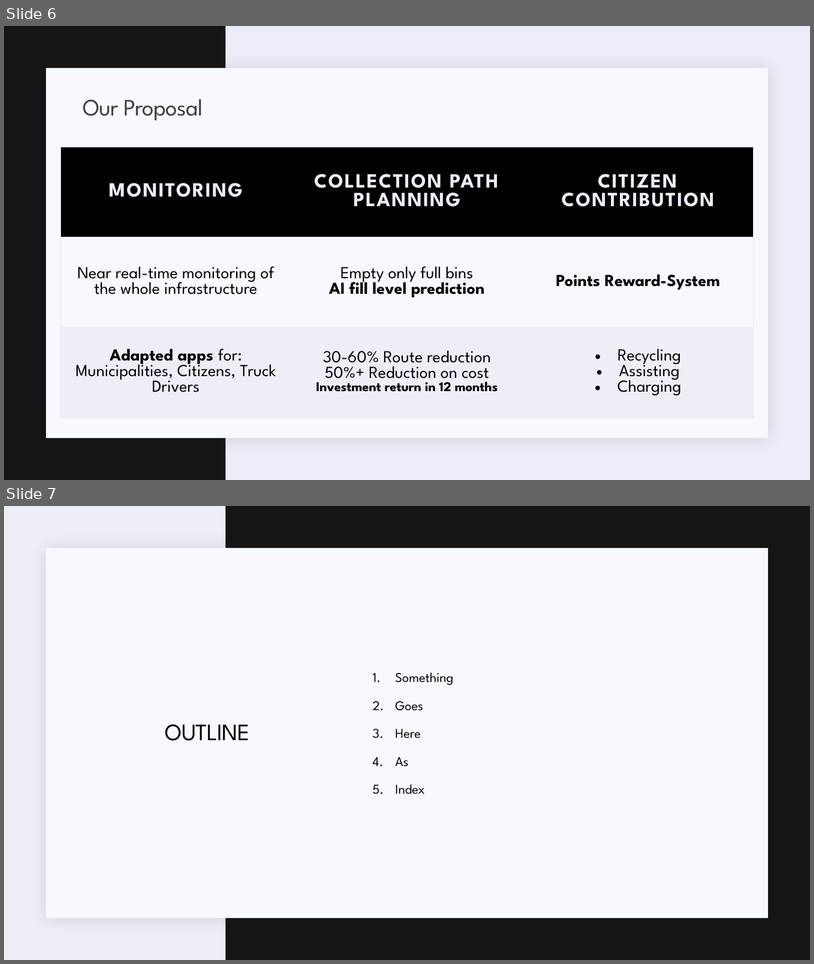
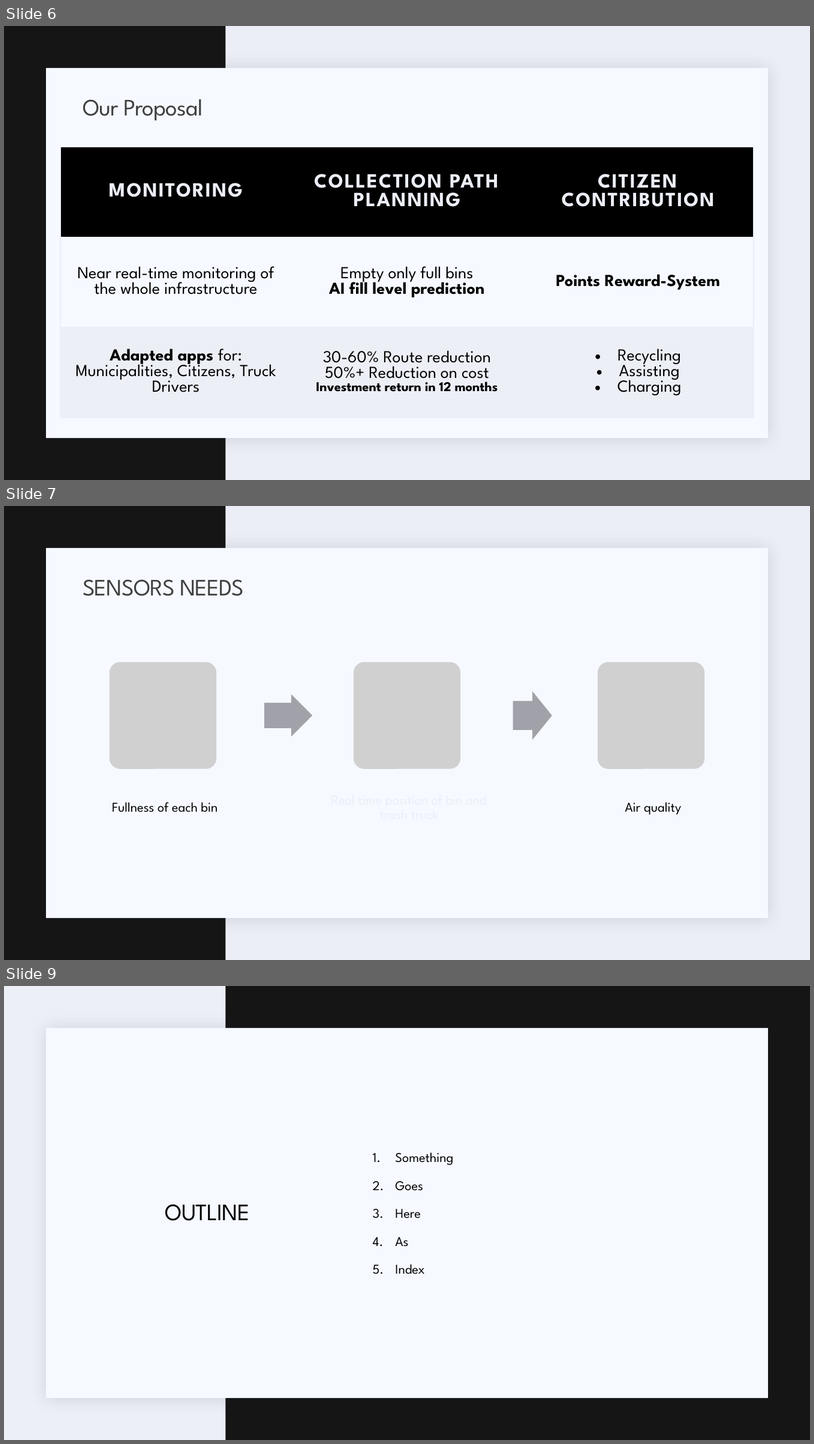
Before and after one commit to marios-stam/Project_IOT, a slide deck: Powerpoints/First Presentation/Waste-management-Final.pptx. Shown one above the other, each under a label of ours: slides 6 and 7 before the commit, slides 6, 7 and 9 after it; the slides between them are not shown. The pictures are 814x964 and 814x1444 pixels, drawn with LibreOffice and Linux fonts; fonts in the diff are those of the drawing; grey boxes stand for pictures. Boxes give left, top, right and bottom in pixels: in the first picture for what was removed or moved away, otherwise in the second. Text is boxed around its words. In the diff, an @@ line names an element or a change of style, - is before the commit and + after.

Commit message:
sensors included

```diff
--- a/Powerpoints/First Presentation/Waste-management-Final.pptx
+++ b/Powerpoints/First Presentation/Waste-management-Final.pptx
@@ slide 7 added at [4,506,810,960], background #ECEEF7; not listed: 2 template elements that a slide beside it also shows @@
@@ title added at [83,579,244,596], 28 pt, text #404040 @@
+SENSORS NEEDS
@@ group added at [109,662,705,814]: 3 pictures, 2 texts, 2 right arrows @@
+Fullness of each bin
+Air quality
@@ what was slide 7 is now slide 9 @@
```
Also in this commit, not shown: 1 other slide added, 1 other file.
